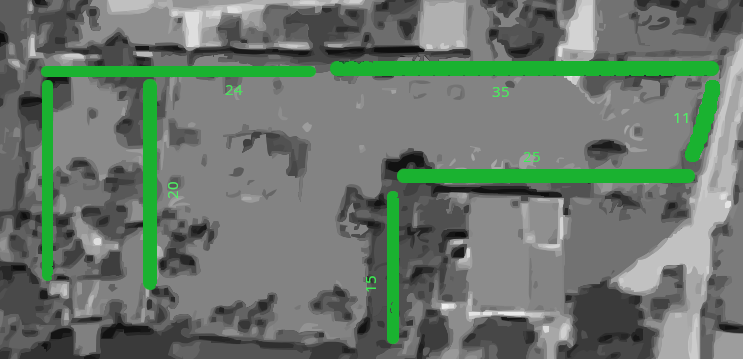
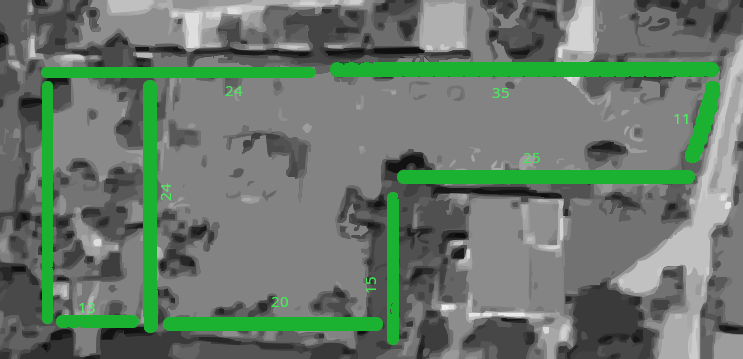
Layered file, before and after one edit (743×359). Changes by layer:
removed layer "ioanna_bw1.png copy #4" over [left=0, top=1, right=743, bottom=359]
showed "ioanna_bw1.png", painted on it over [left=0, top=1, right=743, bottom=359]
